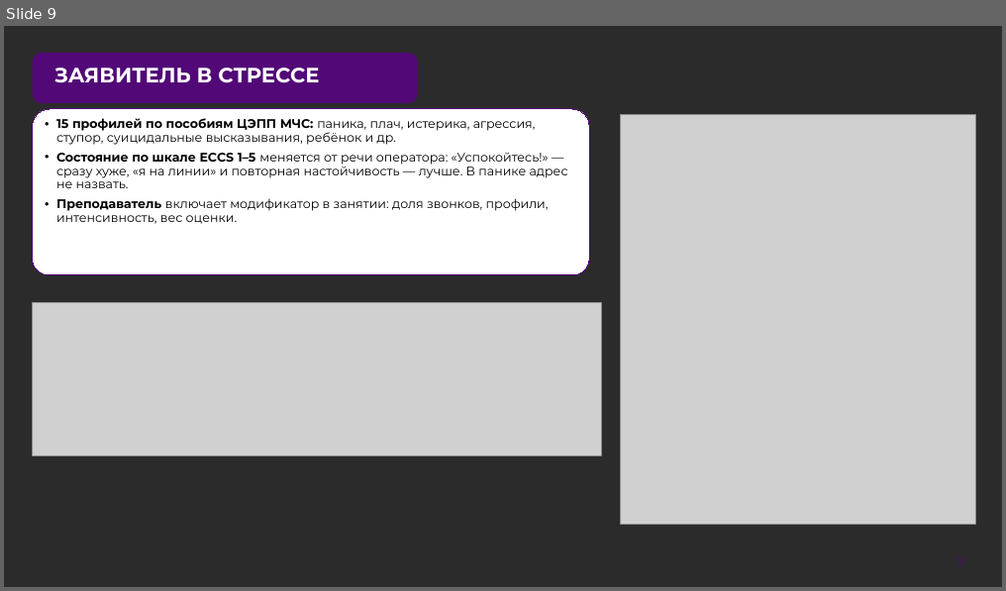
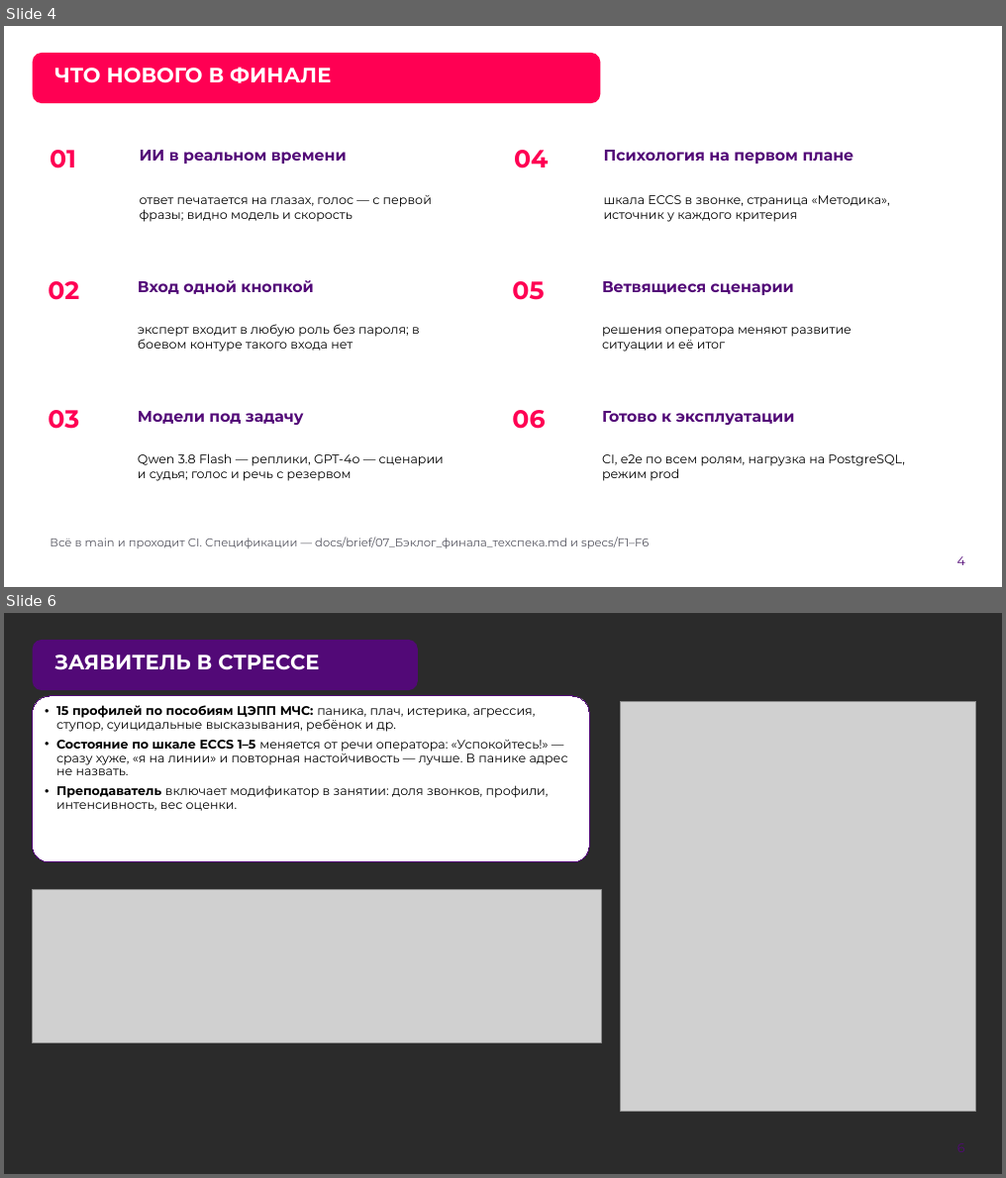
Before and after one commit to Fosh1er/MCHS_hack_AIskra, a slide deck: docs/presentation/АИскра_презентация_ЛЦТ2026.pptx. Shown one above the other, each under a label of ours: slide 9 before the commit, slides 4 and 6 after it; the slides between them are not shown. The pictures are 1006x591 and 1006x1178 pixels, drawn with LibreOffice and Linux fonts; fonts in the diff are those of the drawing; grey boxes stand for pictures; background and template pictures are left out; a plain dark background stands for a picture behind light text. Boxes give left, top, right and bottom in pixels: in the first picture for what was removed or moved away, otherwise in the second. Text is boxed around its words. In the diff, an @@ line names an element or a change of style, - is before the commit and + after.

```diff
--- a/docs/presentation/АИскра_презентация_ЛЦТ2026.pptx
+++ b/docs/presentation/АИскра_презентация_ЛЦТ2026.pptx
@@ slide 4 added at (4, 26, 1002, 587), background picture (left out) @@
@@ rounded rectangle added at (33, 52, 601, 103), fill #FF0053 @@
@@ title added at (54, 67, 331, 83), 20 pt, text #FFFFFF, bold @@
+ЧТО НОВОГО В ФИНАЛЕ
@@ text added at (50, 150, 76, 169), 24 pt, text #FF0053, bold @@
+01
@@ text added at (140, 150, 347, 164), 15 pt, text #520977, bold @@
+ИИ в реальном времени
@@ text added at (514, 150, 548, 169), 24 pt, text #FF0053, bold @@
+04
@@ text added at (604, 150, 854, 164), 15 pt, text #520977, bold @@
+Психология на первом плане
@@ text added at (140, 195, 432, 222), 12 pt, text #000000 @@
+ответ печатается на глазах, голос — с первой фразы; видно модель и скорость
@@ text added at (604, 195, 890, 222), 12 pt, text #000000 @@
+шкала ECCS в звонке, страница «Методика», источник у каждого критерия
@@ text added at (48, 281, 79, 300), 24 pt, text #FF0053, bold @@
+02
@@ text added at (138, 280, 313, 294), 15 pt, text #520977, bold @@
+Вход одной кнопкой
@@ text added at (512, 281, 544, 300), 24 pt, text #FF0053, bold @@
+05
@@ text added at (602, 281, 794, 295), 15 pt, text #520977, bold @@
+Ветвящиеся сценарии
@@ text added at (138, 324, 420, 352), 12 pt, text #000000 @@
+эксперт входит в любую роль без пароля; в боевом контуре такого входа нет
@@ text added at (602, 327, 851, 352), 12 pt, text #000000 @@
+решения оператора меняют развитие ситуации и её итог
@@ text added at (48, 410, 79, 429), 24 pt, text #FF0053, bold @@
+03
@@ text added at (138, 411, 304, 425), 15 pt, text #520977, bold @@
+Модели под задачу
@@ text added at (512, 410, 545, 429), 24 pt, text #FF0053, bold @@
+06
@@ text added at (602, 411, 795, 425), 15 pt, text #520977, bold @@
+Готово к эксплуатации
@@ text added at (138, 454, 444, 481), 12 pt, text #000000 @@
+Qwen 3.8 Flash — реплики, GPT-4o — сценарии и судья; голос и речь с резервом
@@ text added at (602, 455, 905, 481), 12 pt, text #000000 @@
+CI, e2e по всем ролям, нагрузка на PostgreSQL, режим prod
@@ text added at (50, 537, 648, 549), 11 pt, text #555560 @@
+Всё в main и проходит CI. Спецификации — docs/brief/07_Бэклог_финала_техспека.md и specs/F1–F6
@@ page number added at (957, 557, 965, 566), 12 pt, text #520977 @@
+4
@@ what was slide 9 is now slide 6 @@
@@ page number at (939, 1134, 984, 1163): text changed @@
-9
+6
```
Also in this commit, not shown: 6 slides changed, 6 other slides added, 5 other files.
